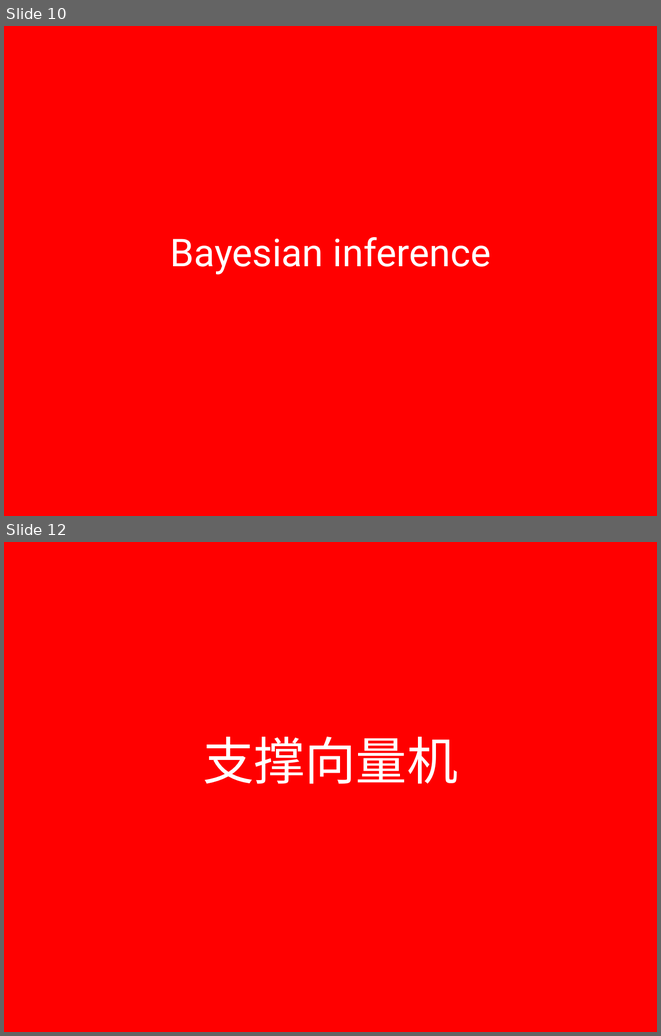
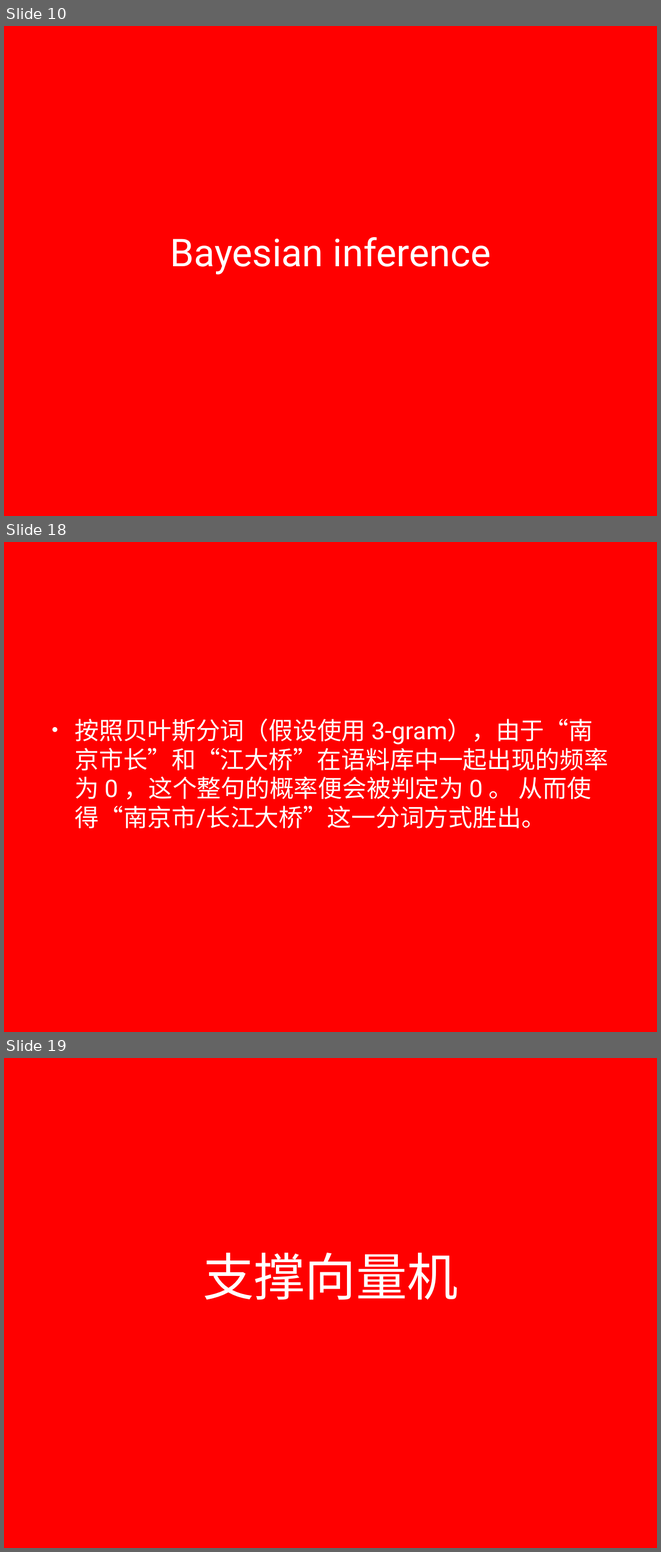
Before and after one commit to lizhanhui/ml, a slide deck: doc/presentation.pptx. Shown one above the other, each under a label of ours: slides 10 and 12 before the commit, slides 10, 18 and 19 after it; the slides between them are not shown. The pictures are 661x1036 and 661x1552 pixels, drawn with LibreOffice and Linux fonts; fonts in the diff are those of the drawing; background and template pictures are left out. Boxes give left, top, right and bottom in pixels: in the first picture for what was removed or moved away, otherwise in the second. Text is boxed around its words. In the diff, an @@ line names an element or a change of style, - is before the commit and + after.

```diff
--- a/doc/presentation.pptx
+++ b/doc/presentation.pptx
@@ slide 18 added at (4,542,657,1032), background picture (left out) @@
@@ text added at (75,718,609,828), 38 pt, text #FFFFFF @@
+• 按照贝叶斯分词（假设使用 3-gram），由于“南京市长”和“江大桥”在语料库中一起出现的频率为 0 ，这个整句的概率便会被判定为 0 。 从而使得“南京市/长江大桥”这一分词方式胜出。
@@ what was slide 12 is now slide 19 @@
```
Also in this commit, not shown: 3 slides changed, 7 other slides added, 1 slide removed.
